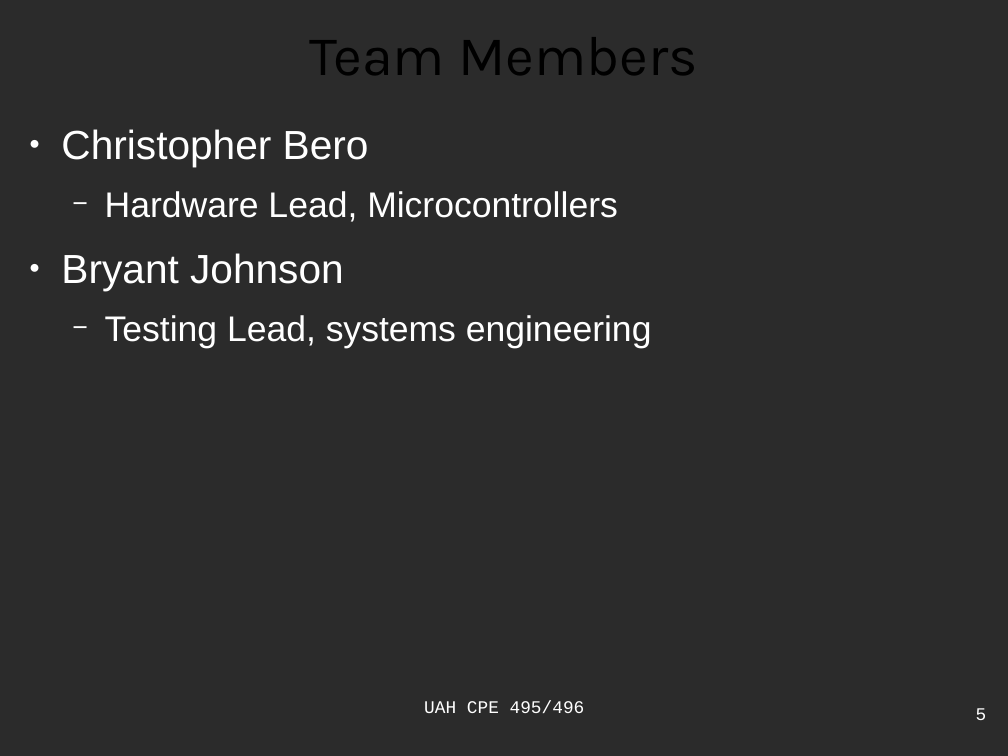
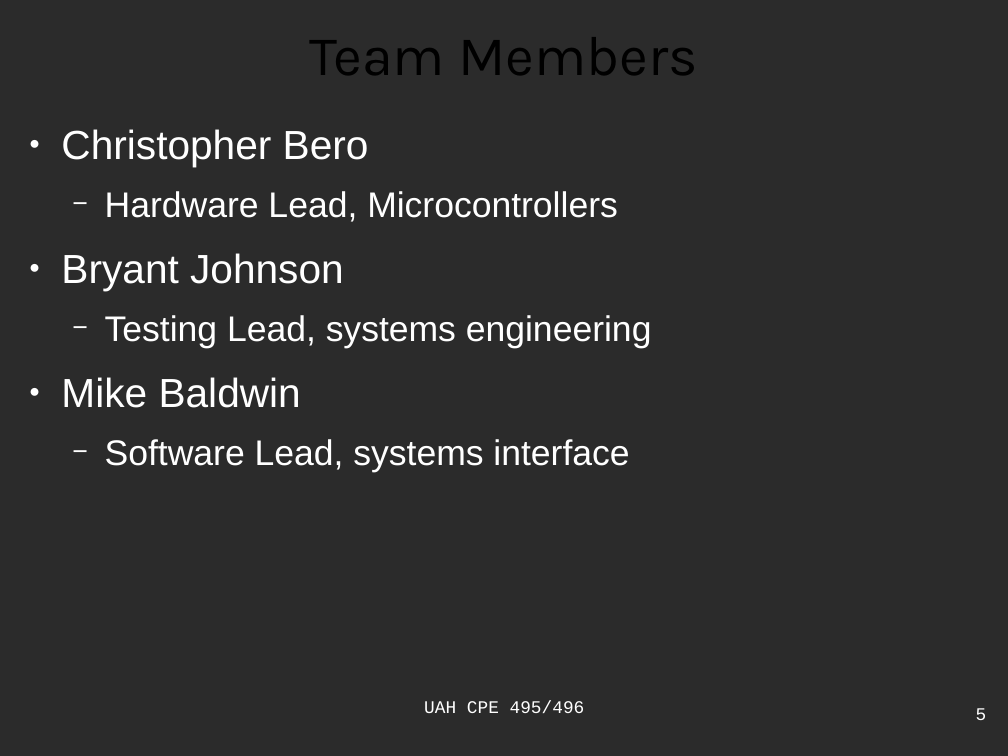
Before and after one commit to ctag/cpe495, a slide deck: slide 5 of projectProposal/presentation_bero.odp. Drawn at 1008x756 pixels with LibreOffice and Linux fonts; fonts in the diff are those of the drawing; background and template pictures are left out; a plain dark background stands for a picture behind light text. Boxes give left, top, right and bottom in pixels: in the first picture for what was removed or moved away, otherwise in the second. Text is boxed around its words. In the diff, an @@ line names an element or a change of style, - is before the commit and + after.

Commit message:
created research directory, integrated Mike's slides into odp presentation

```diff
--- a/projectProposal/presentation_bero.odp
+++ b/projectProposal/presentation_bero.odp
@@ text at (x1=61, y1=377, x2=629, y2=472): paragraphs added @@
+● Mike Baldwin
+  − Software Lead, systems interface
```
Also in this commit, not shown: 4 other slides changed, 1 slide added, 6 other files.
